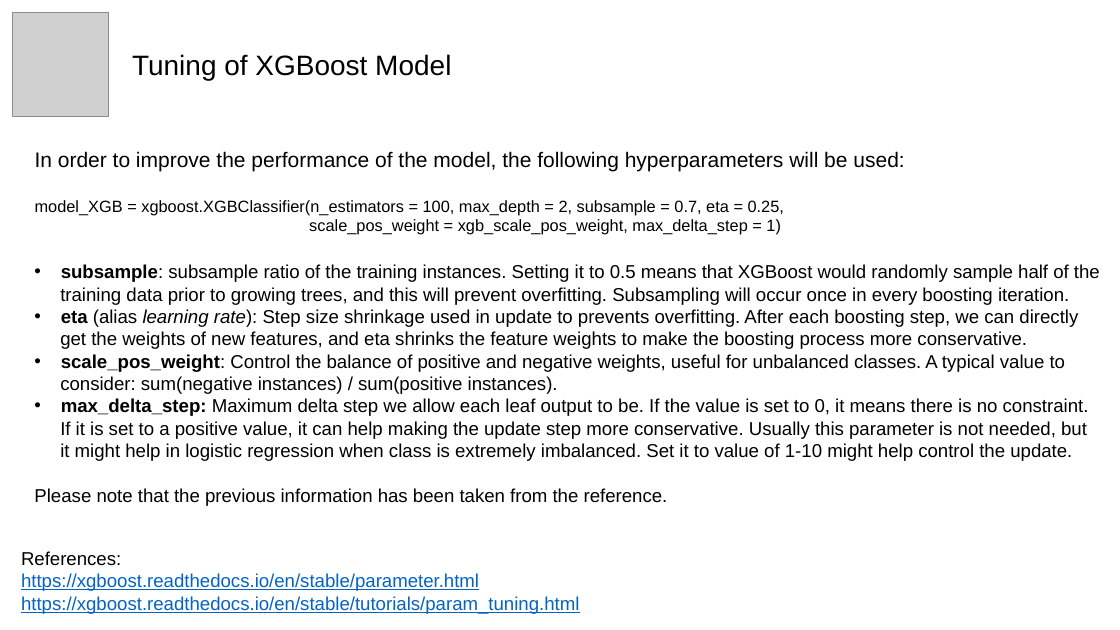
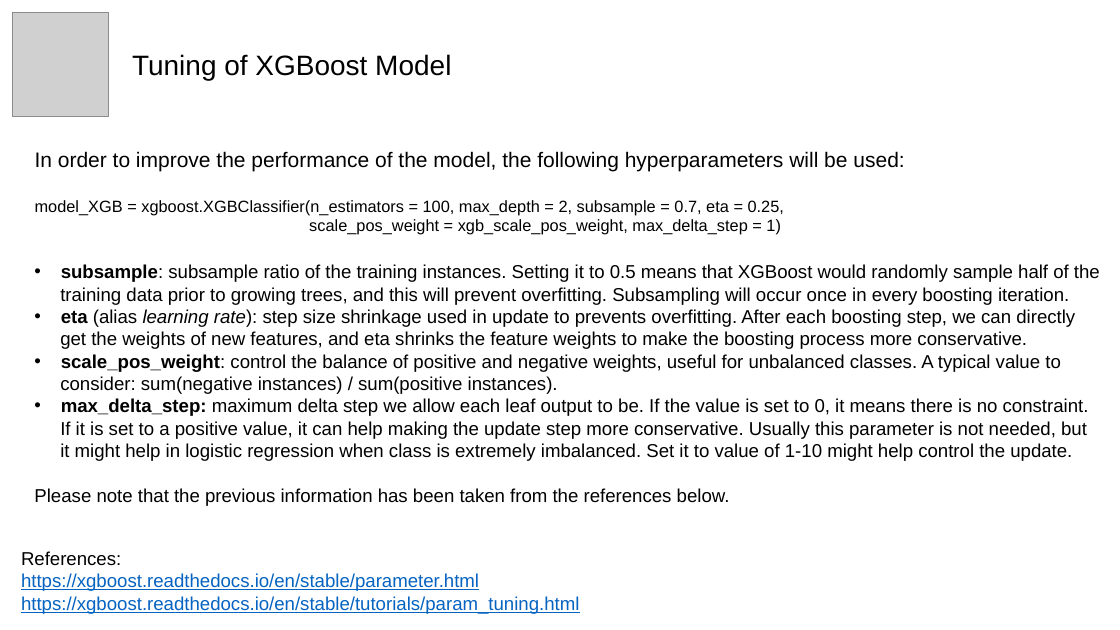
Before and after one commit to dlleonardo/credit-card-fraud-detection-xai, a slide deck: slide 9 of credit_card_fraud_detection.pptx (slide 8 before the commit). Drawn at 1120x630 pixels with LibreOffice and Linux fonts; fonts in the diff are those of the drawing; grey boxes stand for pictures. Boxes give left, top, right and bottom in pixels: in the first picture for what was removed or moved away, otherwise in the second. Text is boxed around its words. In the diff, an @@ line names an element or a change of style, - is before the commit and + after.

```diff
--- a/credit_card_fraud_detection.pptx
+++ b/credit_card_fraud_detection.pptx
@@ text at [61,309,1075,327]: text changed @@
-• eta (alias learning rate): Step size shrinkage used in update to prevents overfitting. After each boosting step, we can directly
+• eta (alias learning rate): step size shrinkage used in update to prevents overfitting. After each boosting step, we can directly
@@ text at [61,354,1061,372]: text changed @@
-• scale_pos_weight: Control the balance of positive and negative weights, useful for unbalanced classes. A typical value to
+• scale_pos_weight: control the balance of positive and negative weights, useful for unbalanced classes. A typical value to
@@ text at [61,398,1089,416]: text changed @@
-• max_delta_step: Maximum delta step we allow each leaf output to be. If the value is set to 0, it means there is no constraint.
+• max_delta_step: maximum delta step we allow each leaf output to be. If the value is set to 0, it means there is no constraint.
@@ text at [34,488,730,506]: text changed @@
-Please note that the previous information has been taken from the reference.
+Please note that the previous information has been taken from the references below.
```
Also in this commit, not shown: 11 other slides changed, 4 slides added, 6 slides removed.
